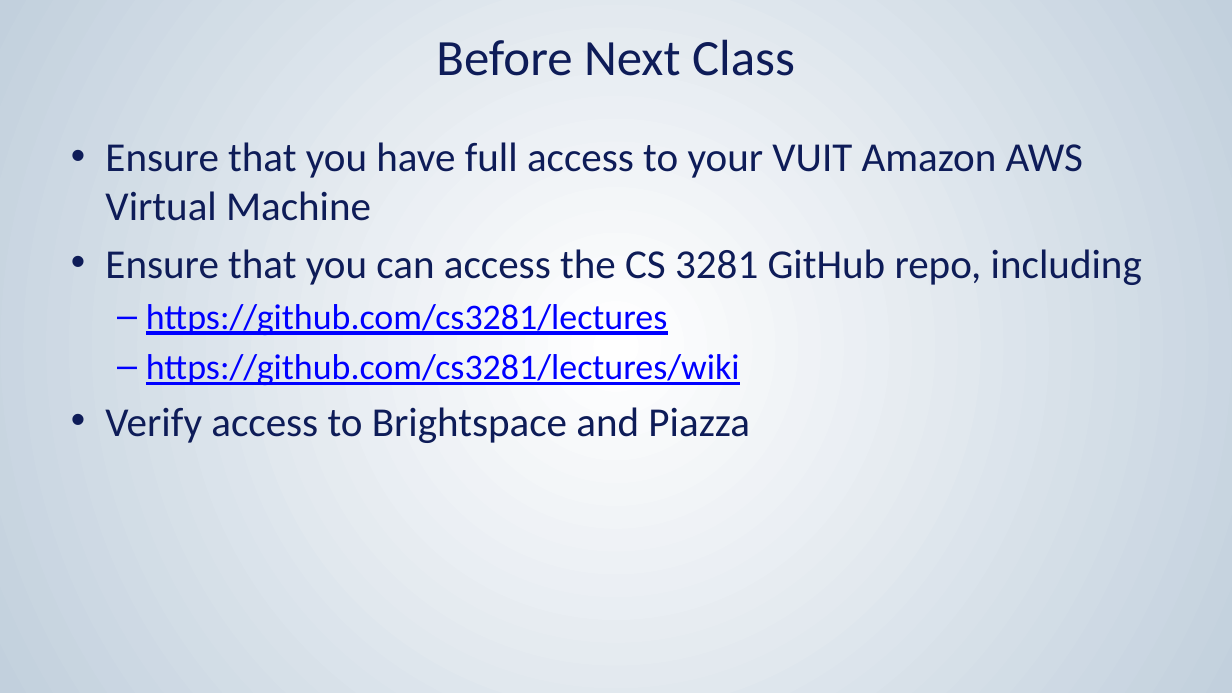
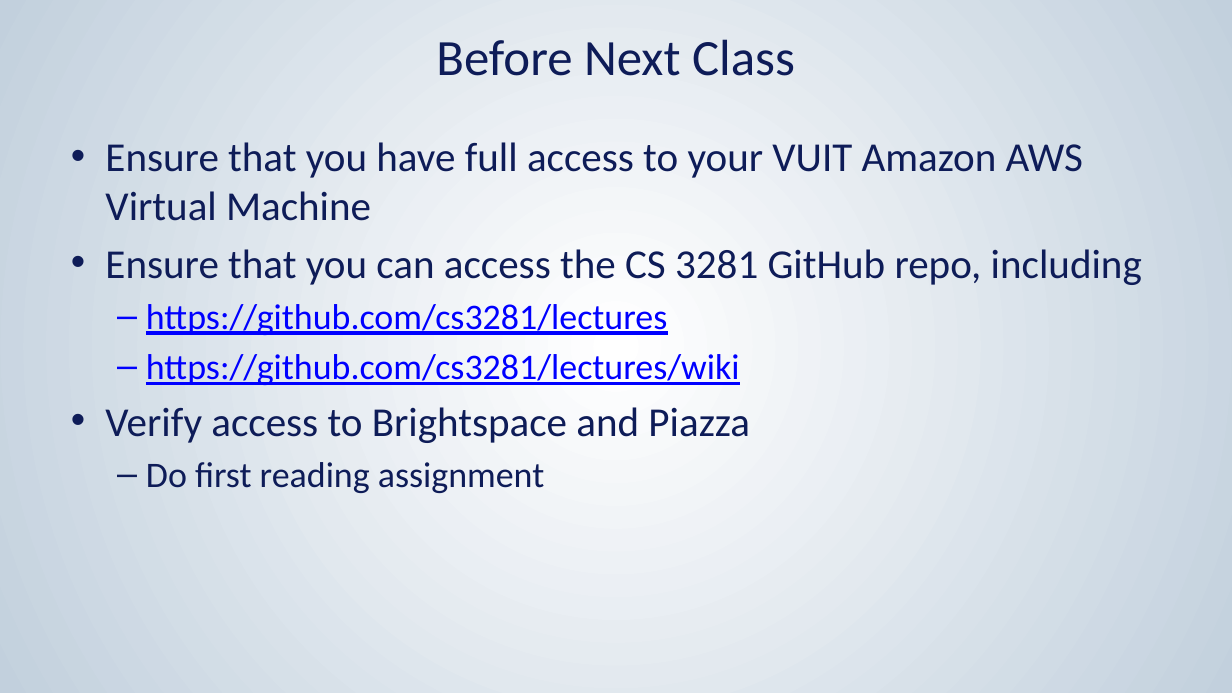
Before and after one commit to cs3281/lectures, a slide deck: slide 35 of lecture-01/lecture-01.pptx. Drawn at 1232x693 pixels with LibreOffice and Linux fonts; fonts in the diff are those of the drawing; background and template pictures are left out. Boxes give left, top, right and bottom in pixels: in the first picture for what was removed or moved away, otherwise in the second. Text is boxed around its words. In the diff, an @@ line names an element or a change of style, - is before the commit and + after.

```diff
--- a/lecture-01/lecture-01.pptx
+++ b/lecture-01/lecture-01.pptx
@@ text at [146, 462, 544, 493]: paragraph added @@
+  – Do first reading assignment
```
Also in this commit, not shown: 1 other slide changed, 1 other file.
